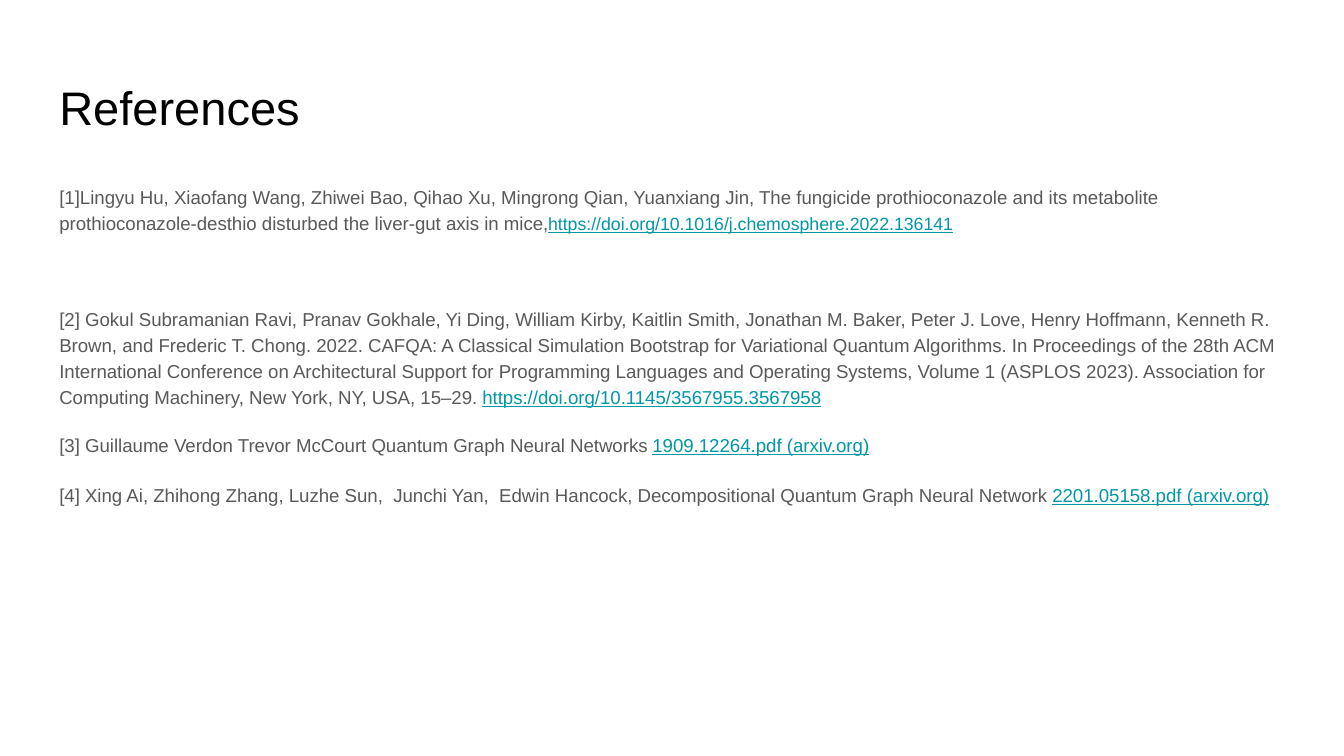
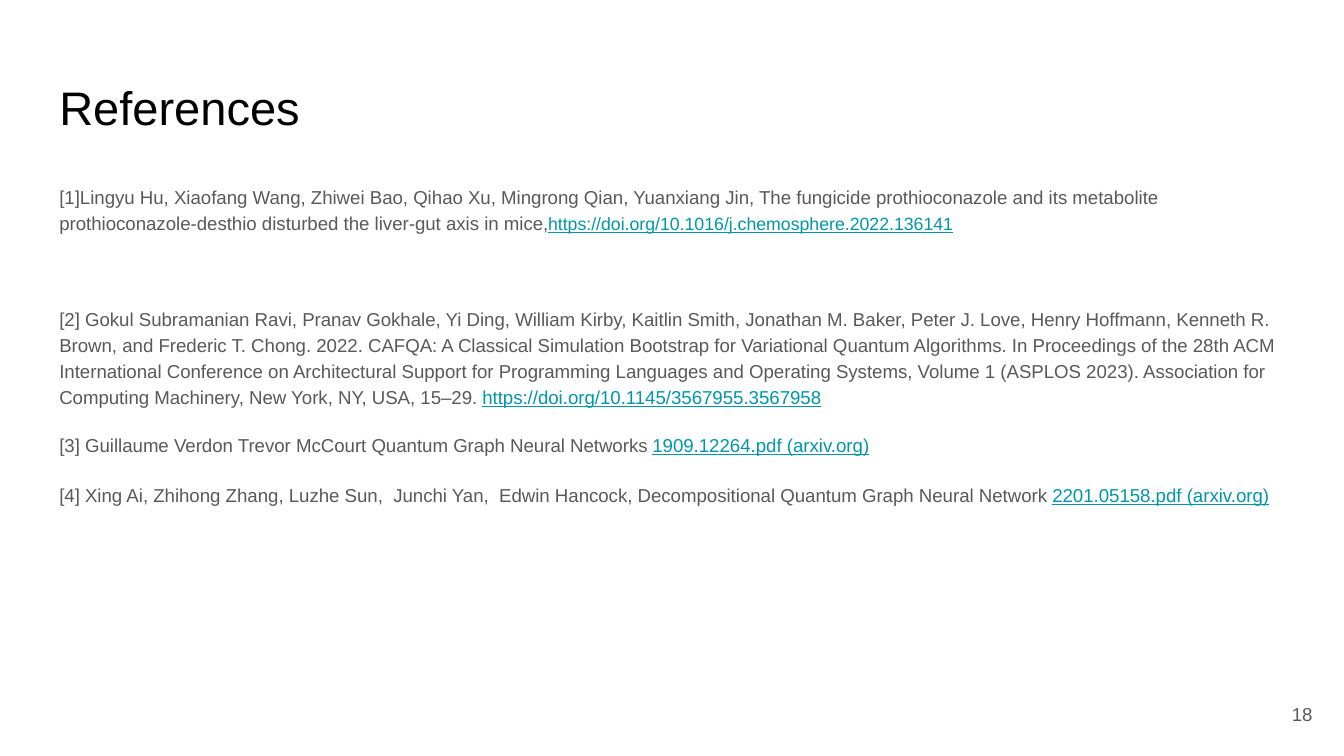
Before and after one commit to teng10/qhack23_rydberg_graph, a slide deck: slide 18 of Qhack_presentation.pptx (slide 15 before the commit). Drawn at 1344x756 pixels with LibreOffice and Linux fonts; fonts in the diff are those of the drawing. Boxes give left, top, right and bottom in pixels: in the first picture for what was removed or moved away, otherwise in the second. Text is boxed around its words. In the diff, an @@ line names an element or a change of style, - is before the commit and + after.

```diff
--- a/Qhack_presentation.pptx
+++ b/Qhack_presentation.pptx
@@ page number added at (1292, 708, 1313, 721), 10 pt, text #595959 @@
+18
```
Also in this commit, not shown: 14 other slides changed, 3 slides added, 4 other files.
